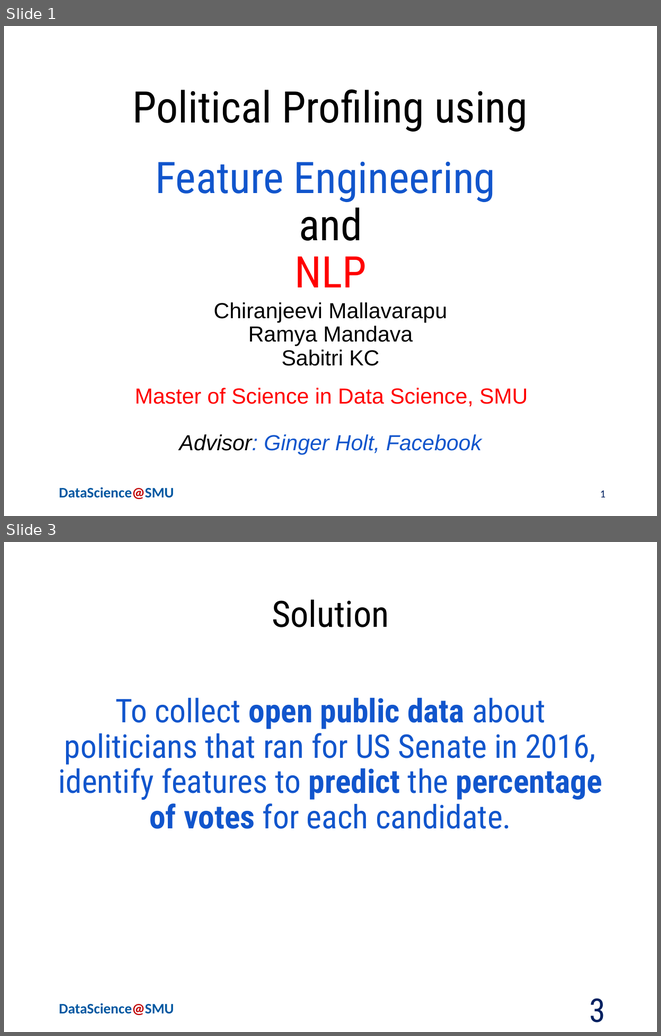
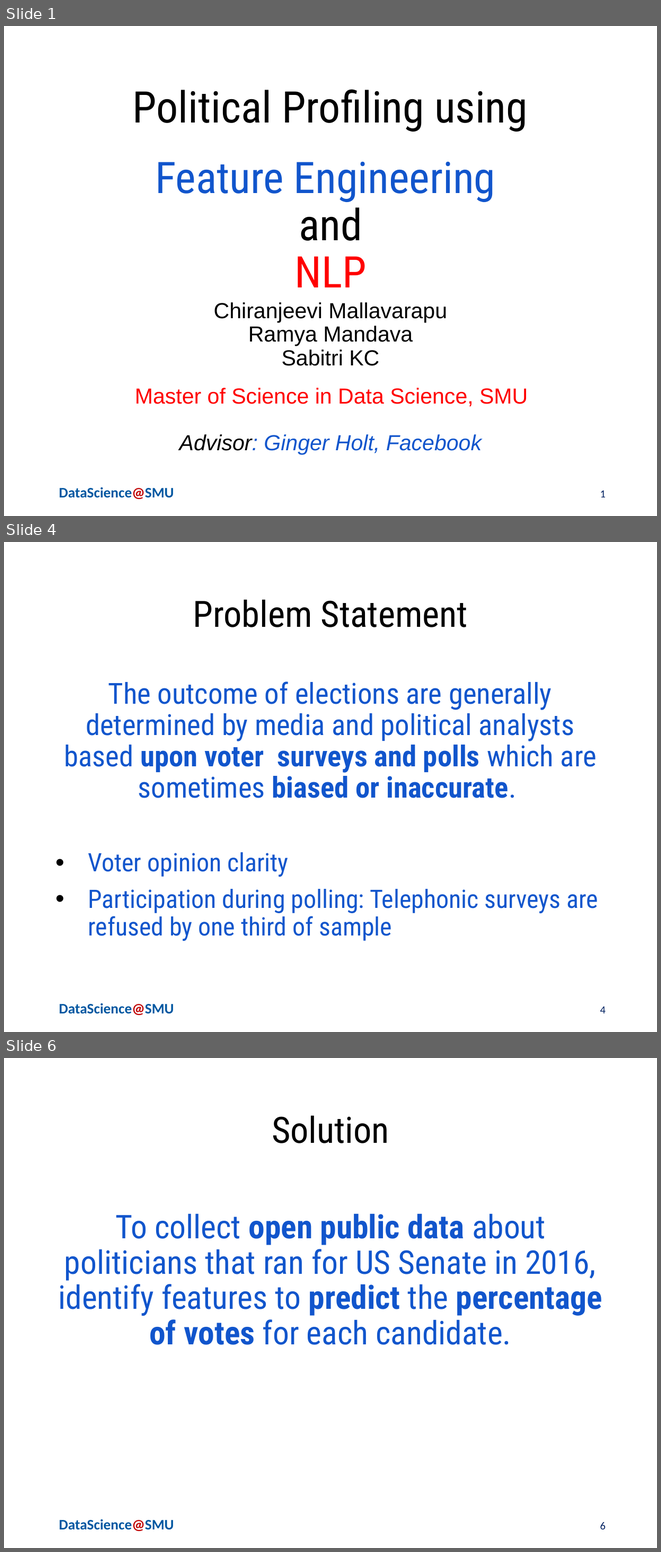
Before and after one commit to ChiruGit/Capstone, a slide deck: PoliticalProfiling-NLP+FeatureEngg-MSDSSMU-Fall2018.pptx. Shown one above the other, each under a label of ours: slides 1 and 3 before the commit, slides 1, 4 and 6 after it; the slides between them are not shown. The pictures are 661x1036 and 661x1552 pixels, drawn with LibreOffice and Linux fonts; fonts in the diff are those of the drawing; background and template pictures are left out. Boxes give left, top, right and bottom in pixels: in the first picture for what was removed or moved away, otherwise in the second. Text is boxed around its words. In the diff, an @@ line names an element or a change of style, - is before the commit and + after.

```diff
--- a/PoliticalProfiling-NLP+FeatureEngg-MSDSSMU-Fall2018.pptx
+++ b/PoliticalProfiling-NLP+FeatureEngg-MSDSSMU-Fall2018.pptx
@@ slide 4 added at (x1=4, y1=542, x2=657, y2=1032), background #FFFFFF; not listed: 1 template element that a slide beside it also shows @@
@@ title added at (x1=193, y1=599, x2=468, y2=627), 40 pt, text #000000 @@
+Problem Statement
@@ text added at (x1=64, y1=681, x2=599, y2=941), 32 pt, text #1155CC @@
+The outcome of elections are generally determined by media and political analysts based upon voter surveys and polls which are sometimes biased or inaccurate.
+• Voter opinion clarity
+• Participation during polling: Telephonic surveys are refused by one third of sample
@@ page number added at (x1=600, y1=1006, x2=606, y2=1013), 12 pt, text #002060 @@
+4
@@ what was slide 3 is now slide 6 @@
@@ page number at (x1=600, y1=1522, x2=606, y2=1529): text changed; size 36 to 12 pt; font Roboto Condensed to Calibri @@
-3
+6
```
Also in this commit, not shown: 5 slides changed, 12 other slides added, 1 slide removed, 1 other file.
